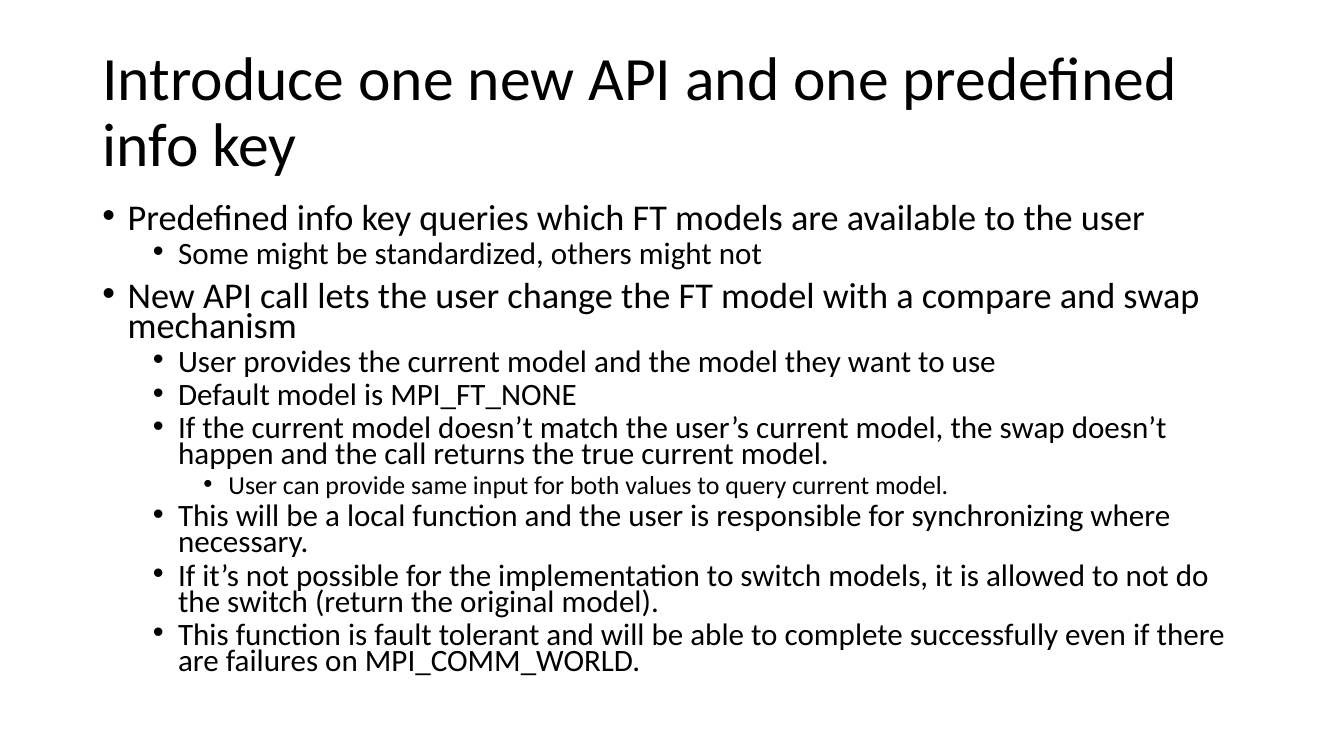
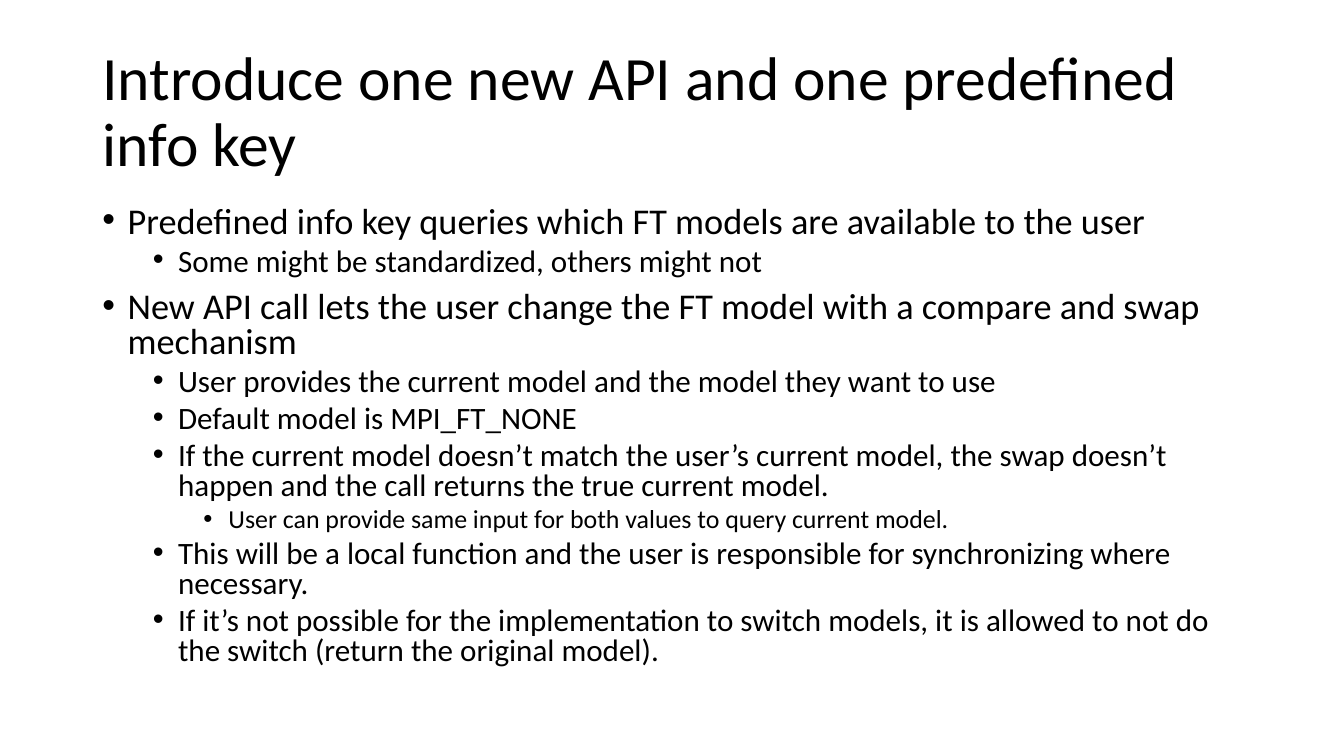
Before and after one commit to mpiwg-ft/ft-issues, a slide deck: slide 5 of slides/2018-02-26-FT-Interop.pptx. Drawn at 1344x756 pixels with LibreOffice and Linux fonts; fonts in the diff are those of the drawing. Boxes give left, top, right and bottom in pixels: in the first picture for what was removed or moved away, otherwise in the second. Text is boxed around its words. In the diff, an @@ line names an element or a change of style, - is before the commit and + after.

```diff
--- a/slides/2018-02-26-FT-Interop.pptx
+++ b/slides/2018-02-26-FT-Interop.pptx
@@ text "Predefined info key queries which ..." at bbox=[128, 208, 1209, 667]: line spacing 0.7 to 0.8 @@
@@ text at bbox=[178, 623, 1225, 676]: paragraph removed @@
-  • This function is fault tolerant and will be able to complete successfully even if there are failures on MPI_COMM_WORLD.
```
Also in this commit, not shown: 1 other slide changed, 2 other files.
